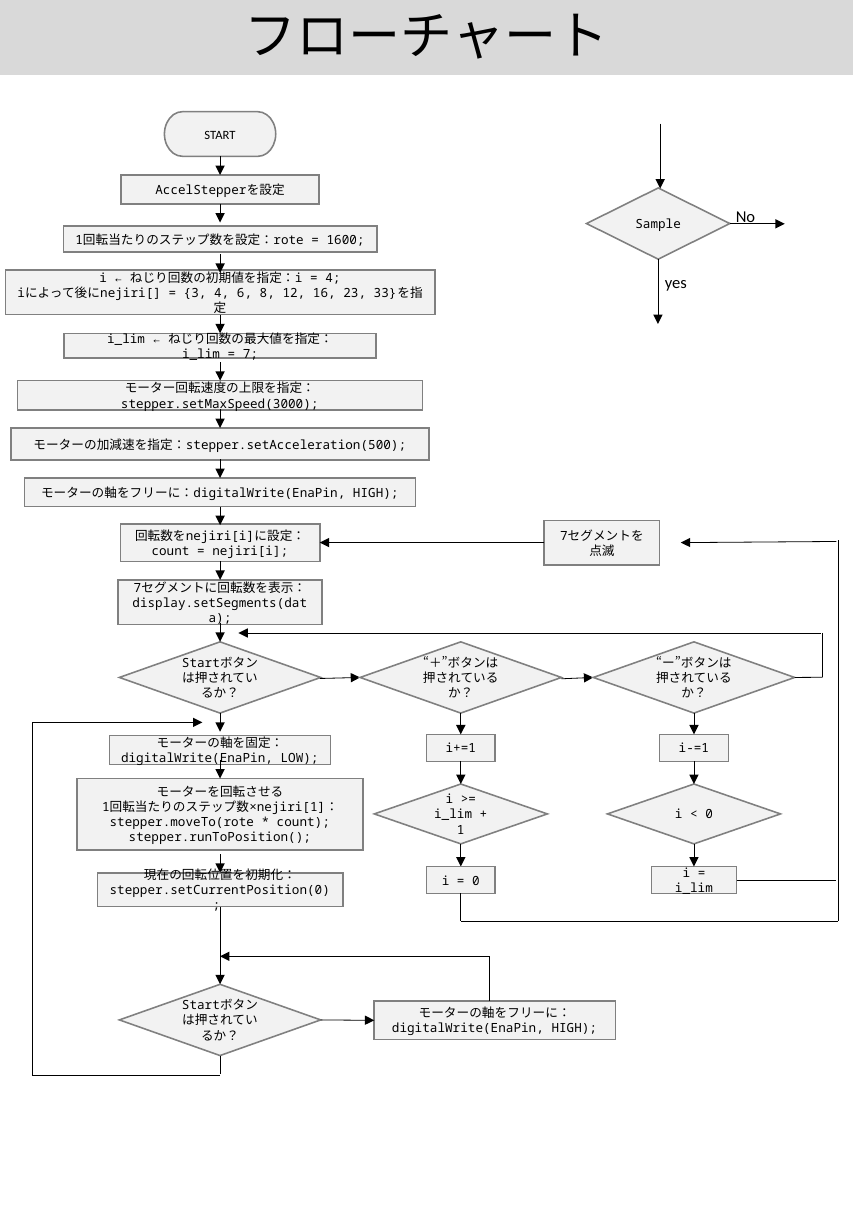
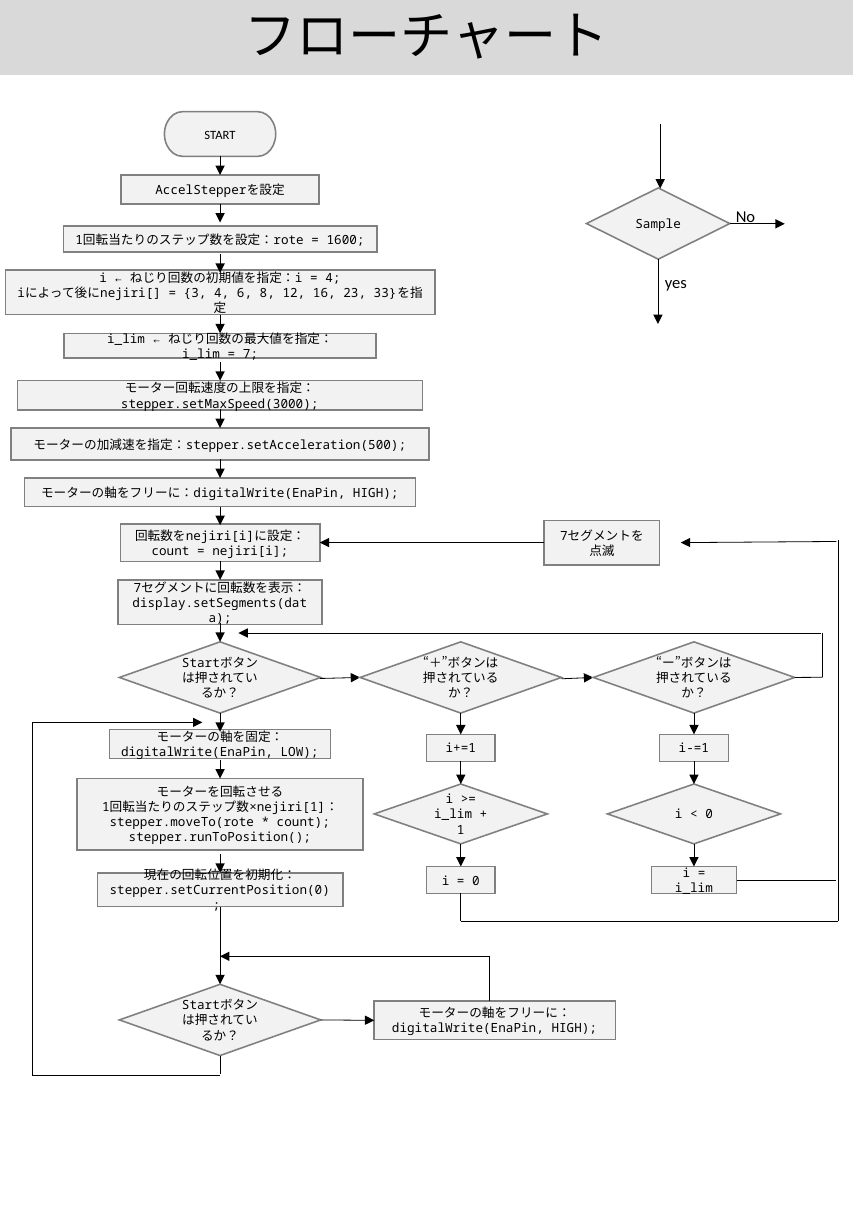
Before and after one commit to MachineGr0620/Stepping_Motor_Control, a slide deck: slide 1 of フローチャート/フローチャート.pptx. Drawn at 853x1232 pixels with LibreOffice and Linux fonts; fonts in the diff are those of the drawing. Boxes give left, top, right and bottom in pixels: in the first picture for what was removed or moved away, otherwise in the second. Text is boxed around its words. In the diff, an @@ line names an element or a change of style, - is before the commit and + after.

```diff
--- a/フローチャート/フローチャート.pptx
+++ b/フローチャート/フローチャート.pptx
@@ rectangle "モーターの軸を固定：": place and size @@
-rectangle "モーターの軸を固定：" at [109, 736, 330, 765]
+rectangle "モーターの軸を固定：" at [109, 729, 330, 759]
```
Also in this commit, not shown: 5 other files.
